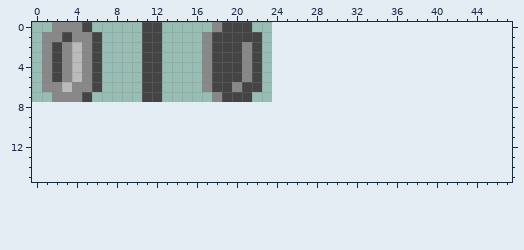
Two versions of one pixel-art sprite, assets/img/objects-spritesheets.png. Above, as it was before the edit.
The file is 24x8 pixels. The old version is drawn lined up with the new one, on the new canvas.
And afterwards:
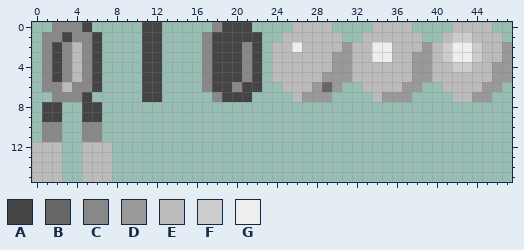
Palette (. is transparent): A #444444  B #666666  C #888888  D #999999  E #bbbbbb  F #cccccc  G #eeeeee
Difference:
canvas 24x8 -> 48x16
y 0: x 26..29 .... -> EEEE; x 34..37 .... -> EEEE; x 42..45 .... -> EEEE
y 1: x 25..30 ...... -> EEEEEE; x 33..38 ...... -> EEEEEE; x 41..46 ...... -> EFFEEE
y 2: x 24..47 ........................ -> EEGEEEEDEEGGEEEDEFGGFEED
y 3: x 24..47 ........................ -> EEEEEEDDEEGGEEDDEFGGFEED
y 4: x 24..47 ........................ -> EEEEEEDDEEEEEEDDEEFFEEDD
y 5: x 24..47 ........................ -> EEEEEDDDEEEEEEDDEEEEEEDD
y 6: x 25..30 ...... -> EEEDBD; x 33..38 ...... -> EEEEDD; x 41..46 ...... -> EEEEDD
y 7: x 26..29 .... -> EDDD; x 34..37 .... -> EDDD; x 42..45 .... -> EEDD
y 8..9: x 1..2 .. -> AA; x 5..6 .. -> AA
y 10..11: x 1..2 .. -> CC; x 5..6 .. -> CC
y 12..15: x 0..2 ... -> EEE; x 5..7 ... -> EEE
